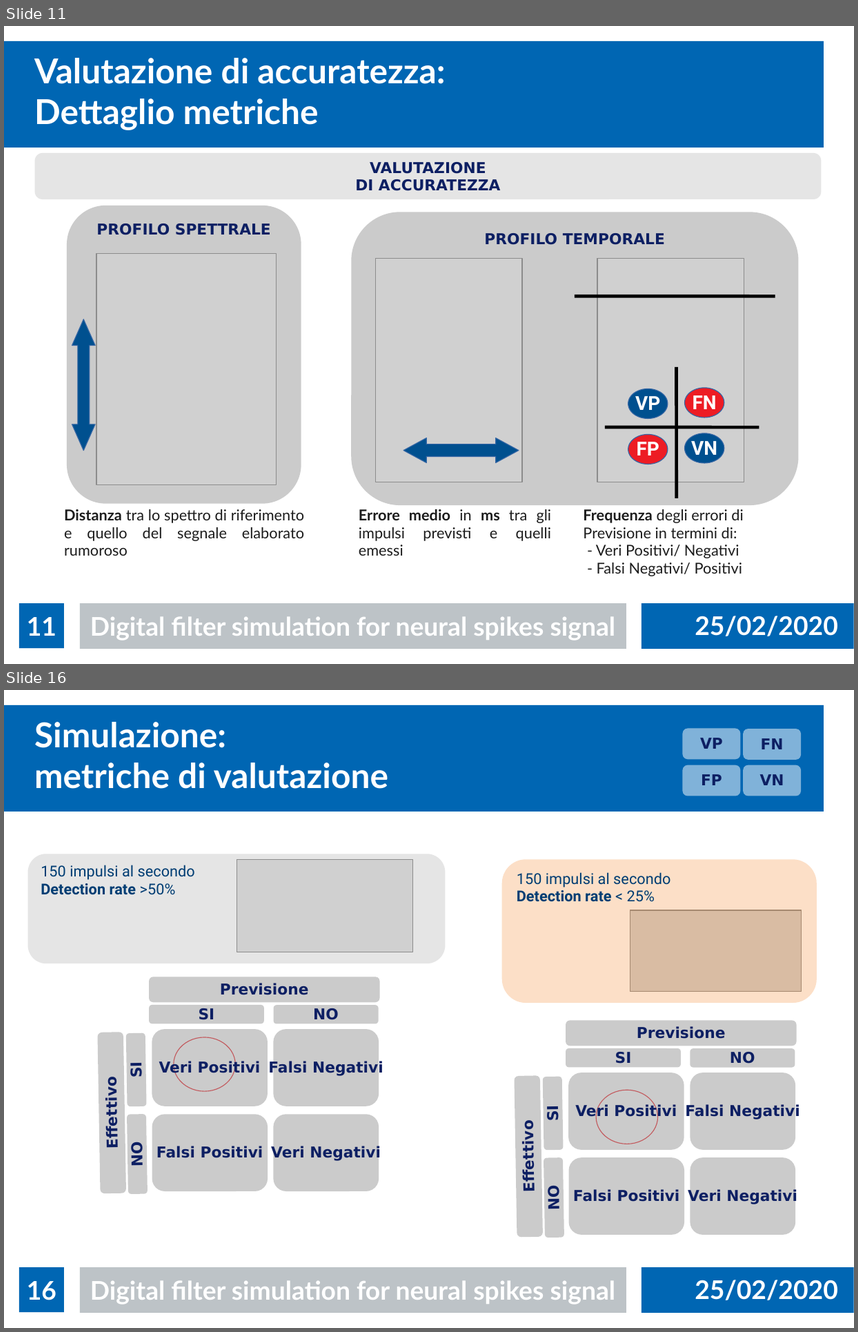
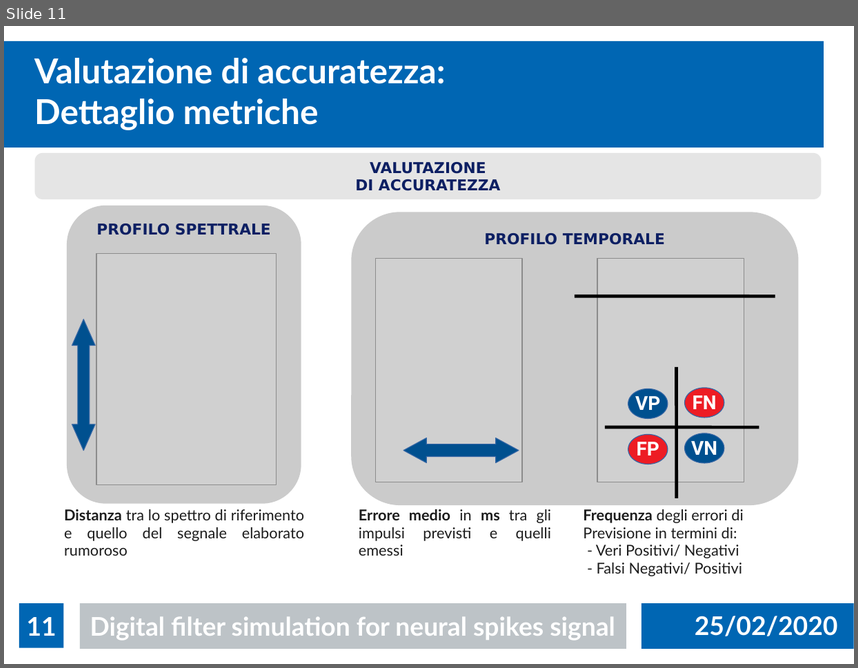
Before and after one commit to AlfreG/neuralSpikes, a slide deck: poc/presentazione.ppt. Shown one above the other, each under a label of ours: slides 11 and 16 before the commit, slide 11 after it; the slides between them are not shown. The pictures are 858x1332 and 858x668 pixels, drawn with LibreOffice and Linux fonts; fonts in the diff are those of the drawing; grey boxes stand for pictures. Boxes give left, top, right and bottom in pixels: in the first picture for what was removed or moved away, otherwise in the second. Text is boxed around its words. In the diff, an @@ line names an element or a change of style, - is before the commit and + after.

```diff
--- a/poc/presentazione.ppt
+++ b/poc/presentazione.ppt
@@ slide 16 removed at (x1=4, y1=690, x2=854, y2=1328), background #FFFFFF; not listed: 3 template elements that a slide beside it also shows @@
@@ title removed at (x1=34, y1=722, x2=388, y2=789) @@
-Simulazione:
-metriche di valutazione
@@ group removed at (x1=683, y1=729, x2=802, y2=796): 4 rounded rectangles @@
-VP
-FN
-VN
-FP
@@ rounded rectangle removed at (x1=28, y1=854, x2=445, y2=963) @@
-150 impulsi al secondo
-Detection rate >50%
@@ picture removed at (x1=237, y1=860, x2=413, y2=952) @@
@@ rounded rectangle removed at (x1=502, y1=859, x2=817, y2=1003) @@
-150 impulsi al secondo
-Detection rate < 25%
@@ picture removed at (x1=631, y1=910, x2=802, y2=991) @@
@@ rounded rectangle removed at (x1=149, y1=977, x2=379, y2=1003) @@
-Previsione
@@ rounded rectangle removed at (x1=149, y1=1005, x2=264, y2=1023) @@
-SI
@@ rounded rectangle removed at (x1=273, y1=1005, x2=378, y2=1023) @@
-NO
@@ rounded rectangle removed at (x1=566, y1=1020, x2=796, y2=1045) @@
-Previsione
@@ rounded rectangle removed at (x1=97, y1=1032, x2=126, y2=1194) @@
-Effettivo
@@ rounded rectangle removed at (x1=126, y1=1033, x2=147, y2=1107) @@
-SI
@@ rounded rectangle removed at (x1=152, y1=1029, x2=268, y2=1106) @@
-Veri Positivi
@@ ellipse removed at (x1=174, y1=1037, x2=235, y2=1091) @@
@@ rounded rectangle removed at (x1=273, y1=1029, x2=379, y2=1106) @@
-Falsi Negativi
@@ rounded rectangle removed at (x1=566, y1=1048, x2=680, y2=1067) @@
-SI
@@ rounded rectangle removed at (x1=691, y1=1049, x2=795, y2=1067) @@
-NO
@@ rounded rectangle removed at (x1=515, y1=1075, x2=544, y2=1236) @@
-Effettivo
@@ rounded rectangle removed at (x1=543, y1=1076, x2=563, y2=1150) @@
-SI
@@ rounded rectangle removed at (x1=568, y1=1073, x2=684, y2=1150) @@
-Veri Positivi
@@ rounded rectangle removed at (x1=691, y1=1073, x2=796, y2=1150) @@
-Falsi Negativi
@@ ellipse removed at (x1=597, y1=1090, x2=658, y2=1143) @@
@@ rounded rectangle removed at (x1=127, y1=1114, x2=148, y2=1194) @@
-NO
@@ rounded rectangle removed at (x1=152, y1=1114, x2=268, y2=1192) @@
-Falsi Positivi
@@ rounded rectangle removed at (x1=273, y1=1114, x2=379, y2=1192) @@
-Veri Negativi
@@ rounded rectangle removed at (x1=544, y1=1157, x2=565, y2=1237) @@
-NO
@@ rounded rectangle removed at (x1=568, y1=1157, x2=684, y2=1234) @@
-Falsi Positivi
@@ rounded rectangle removed at (x1=691, y1=1157, x2=796, y2=1234) @@
-Veri Negativi
@@ page number removed at (x1=19, y1=1267, x2=64, y2=1312) @@
-16
@@ text removed at (x1=90, y1=1280, x2=616, y2=1304) @@
-Digital filter simulation for neural spikes signal
@@ text removed at (x1=695, y1=1279, x2=838, y2=1300) @@
-25/02/2020
```
Also in this commit, not shown: 15 slides changed, 1 other slide removed.
